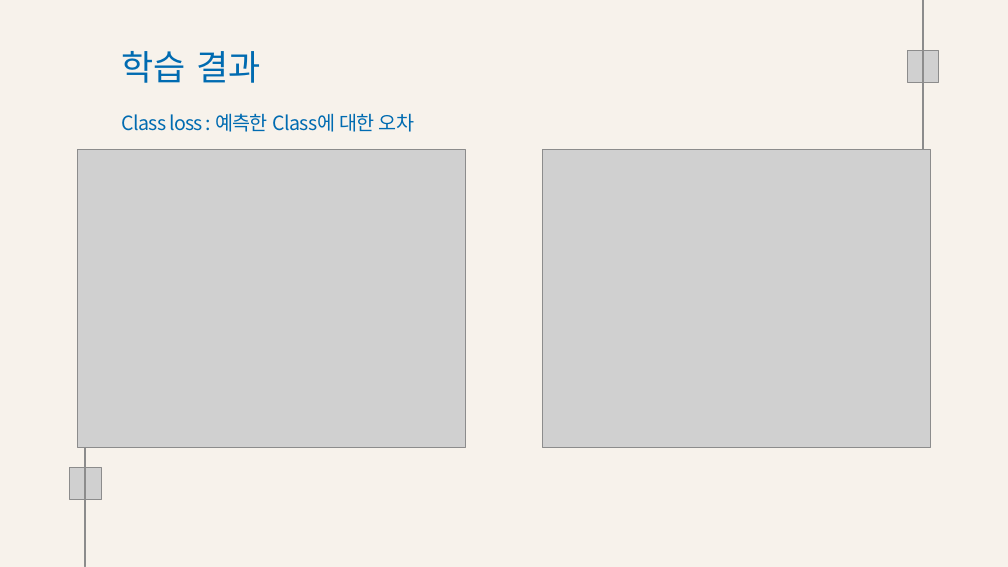
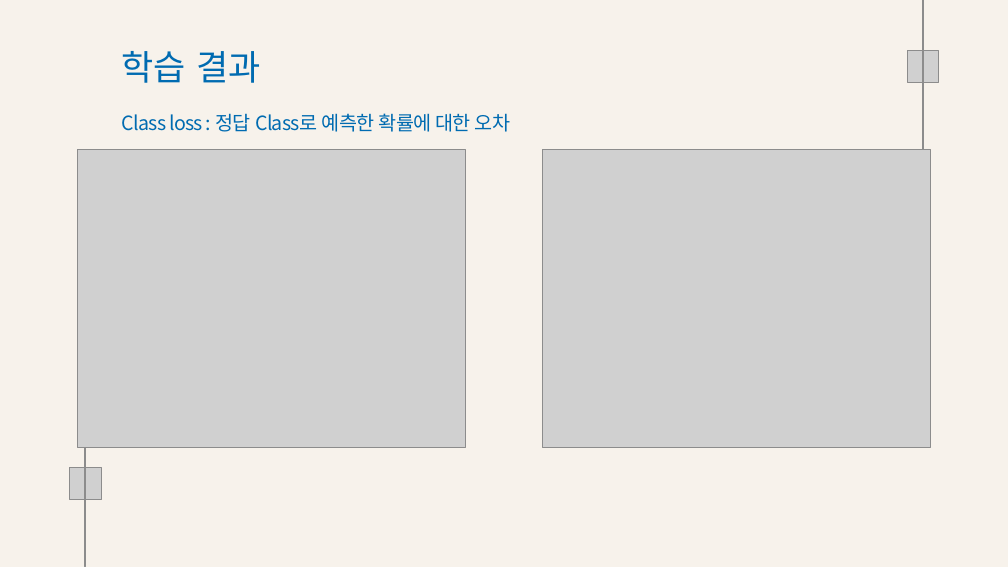
Before and after one commit to Playdata-G-DA35/DA35-final-team2-Item_Classification_RPA, a slide deck: slide 22 of documents/Clothes Detection 모델 결과 보고서.pptx. Drawn at 1008x567 pixels with LibreOffice and Linux fonts; fonts in the diff are those of the drawing; grey boxes stand for pictures; background and template pictures are left out. Boxes give left, top, right and bottom in pixels: in the first picture for what was removed or moved away, otherwise in the second. Text is boxed around its words. In the diff, an @@ line names an element or a change of style, - is before the commit and + after.

```diff
--- a/documents/Clothes Detection 모델 결과 보고서.pptx
+++ b/documents/Clothes Detection 모델 결과 보고서.pptx
@@ text at (122, 113, 510, 132): text changed @@
-Class loss : 예측한 Class에 대한 오차
+Class loss : 정답 Class로 예측한 확률에 대한 오차
```
Also in this commit, not shown: 17 other slides changed, 1 slide removed, 7 other files.
